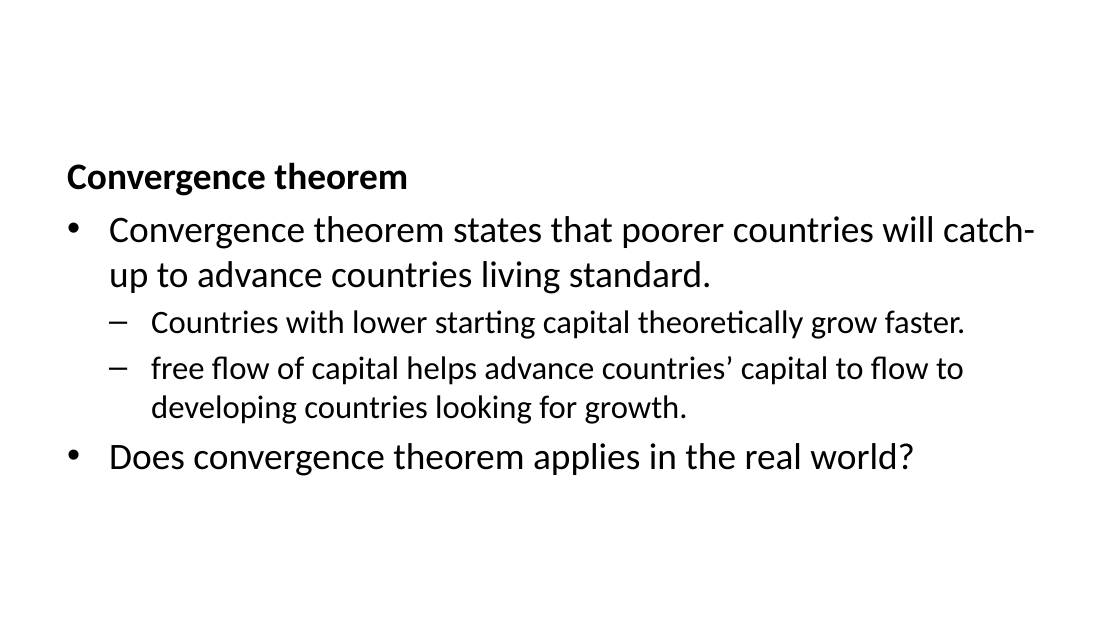
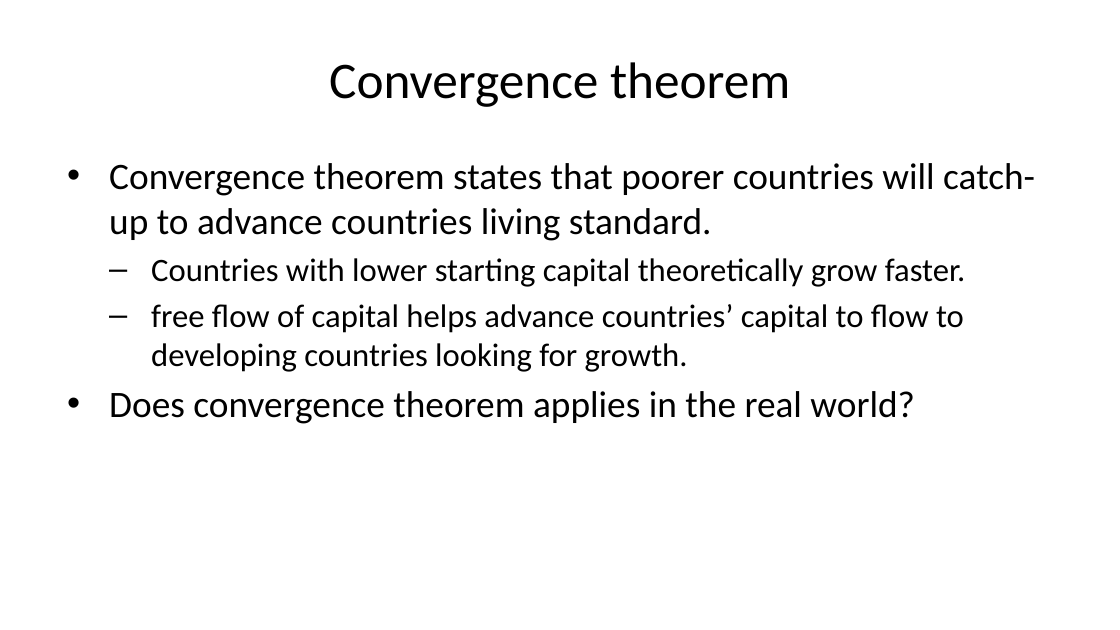
Before and after one commit to imedkrisna/krisna, a slide deck: slide 13 of static/ekon/week10/index.pptx (slide 10 before the commit). Drawn at 1120x630 pixels with LibreOffice and Linux fonts; fonts in the diff are those of the drawing. Boxes give left, top, right and bottom in pixels: in the first picture for what was removed or moved away, otherwise in the second. Text is boxed around its words. In the diff, an @@ line names an element or a change of style, - is before the commit and + after.

```diff
--- a/static/ekon/week10/index.pptx
+++ b/static/ekon/week10/index.pptx
@@ title added at box(329, 62, 790, 107), 33 pt, text #000000 @@
+Convergence theorem
@@ text at box(67, 162, 408, 196): paragraph removed @@
-Convergence theorem
```
Also in this commit, not shown: 23 other slides changed, 9 slides added, 5 slides removed, 2 other files.
